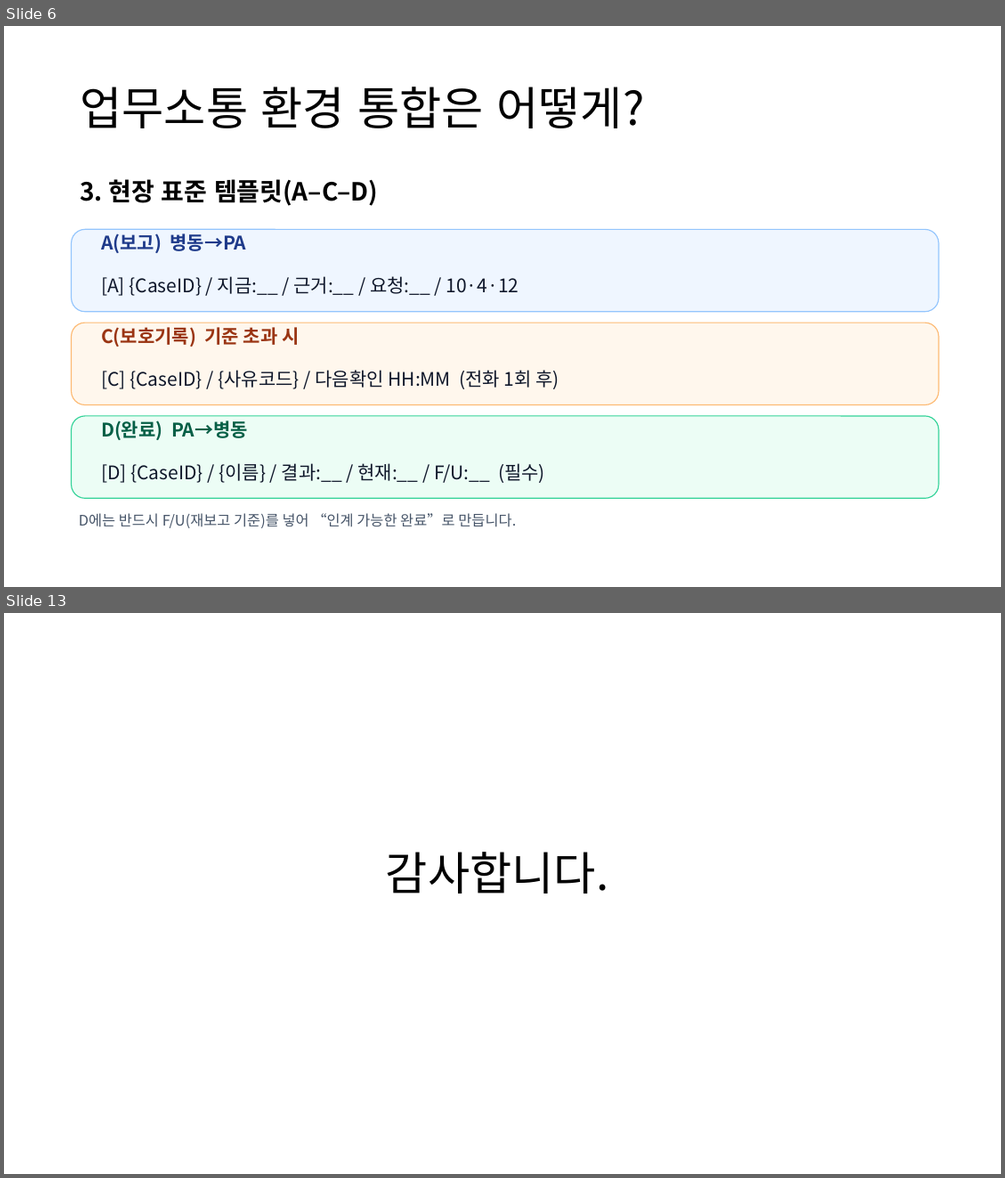
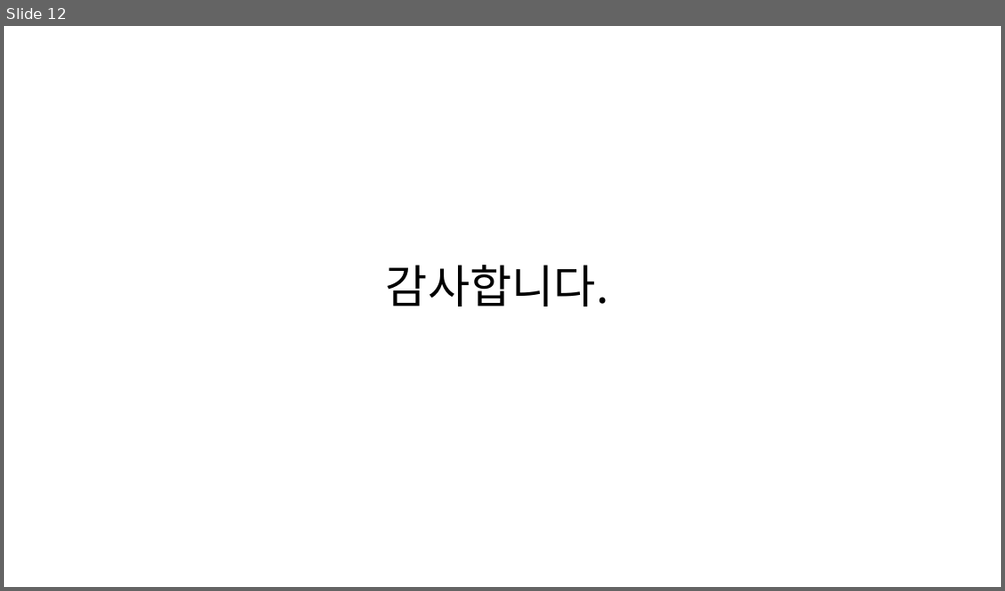
Before and after one commit to SCHCAQI/2026-QI, a slide deck: documents/진료지원간호팀 2026 QI.pptx. Shown one above the other, each under a label of ours: slides 6 and 13 before the commit, slide 12 after it; the slides between them are not shown. The pictures are 1005x1178 and 1005x591 pixels, drawn with LibreOffice and Linux fonts; fonts in the diff are those of the drawing. Boxes give left, top, right and bottom in pixels: in the first picture for what was removed or moved away, otherwise in the second. Text is boxed around its words. In the diff, an @@ line names an element or a change of style, - is before the commit and + after.

```diff
--- a/documents/진료지원간호팀 2026 QI.pptx
+++ b/documents/진료지원간호팀 2026 QI.pptx
@@ slide 6 removed at (4,26,1001,587), background #FFFFFF @@
@@ title removed at (80,87,645,128) @@
-업무소통 환경 통합은 어떻게?
@@ text removed at (80,179,378,206) @@
-3. 현장 표준 템플릿(A–C–D)
@@ rounded rectangle removed at (72,230,938,312) @@
@@ text removed at (101,233,247,253) @@
-A(보고) 병동→PA
@@ text removed at (101,276,519,296) @@
-[A] {CaseID} / 지금:__ / 근거:__ / 요청:__ / 10·4·12
@@ rounded rectangle removed at (72,323,938,405) @@
@@ text removed at (101,327,299,346) @@
-C(보호기록) 기준 초과 시
@@ text removed at (101,370,559,389) @@
-[C] {CaseID} / {사유코드} / 다음확인 HH:MM (전화 1회 후)
@@ rounded rectangle removed at (72,416,938,498) @@
@@ text removed at (101,420,248,440) @@
-D(완료) PA→병동
@@ text removed at (101,463,545,483) @@
-[D] {CaseID} / {이름} / 결과:__ / 현재:__ / F/U:__ (필수)
@@ text removed at (79,513,516,528) @@
-D에는 반드시 F/U(재보고 기준)를 넣어 “인계 가능한 완료”로 만듭니다.
@@ what was slide 13 is now slide 12 @@
```
Also in this commit, not shown: 2 slides changed, 9 slides added, 9 other slides removed, 2 other files.
